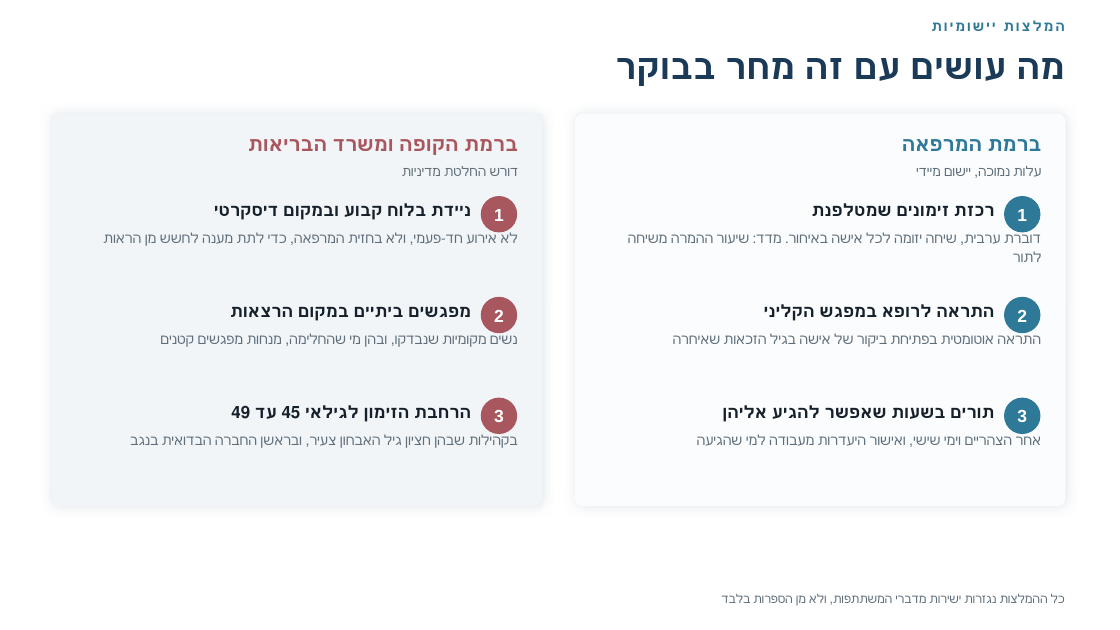
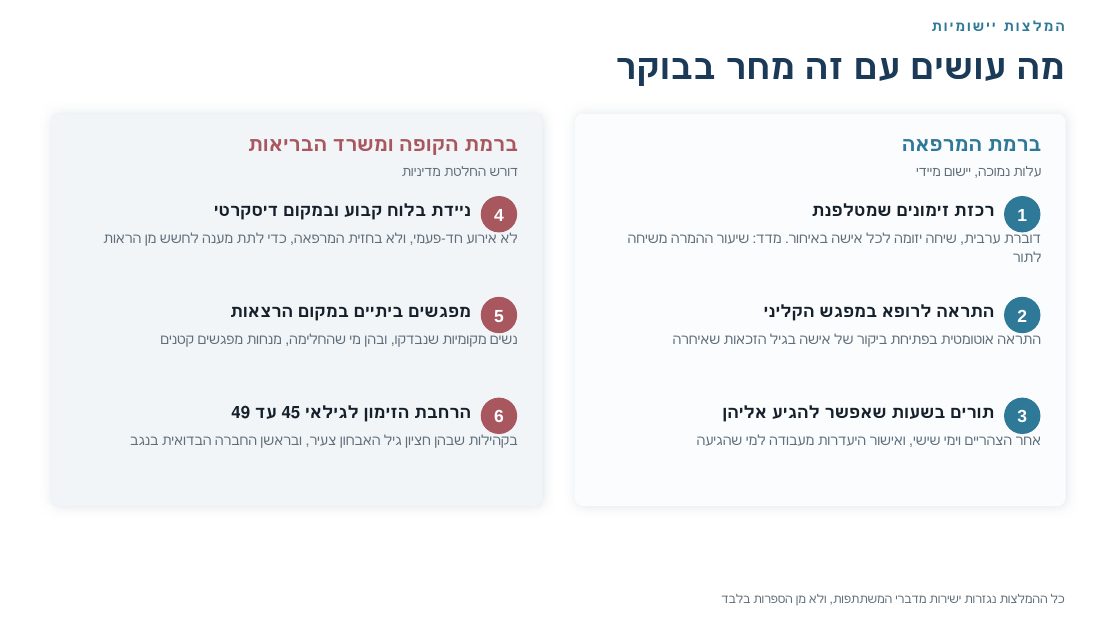
Before and after one commit to azbargarawan-sudo/clickwriting-landing, a slide deck: slide 17 of seminar-interviews/מצגת-פרויקט-גמר-ממוגרפיה.pptx. Drawn at 1120x630 pixels with LibreOffice and Linux fonts; fonts in the diff are those of the drawing. Boxes give left, top, right and bottom in pixels: in the first picture for what was removed or moved away, otherwise in the second. Text is boxed around its words. In the diff, an @@ line names an element or a change of style, - is before the commit and + after.

```diff
--- a/seminar-interviews/מצגת-פרויקט-גמר-ממוגרפיה.pptx
+++ b/seminar-interviews/מצגת-פרויקט-גמר-ממוגרפיה.pptx
@@ text at (494, 209, 504, 221): text changed @@
-1
+4
@@ text at (494, 310, 504, 322): text changed @@
-2
+5
@@ text at (494, 410, 504, 422): text changed @@
-3
+6
```
Also in this commit, not shown: 8 other files.
